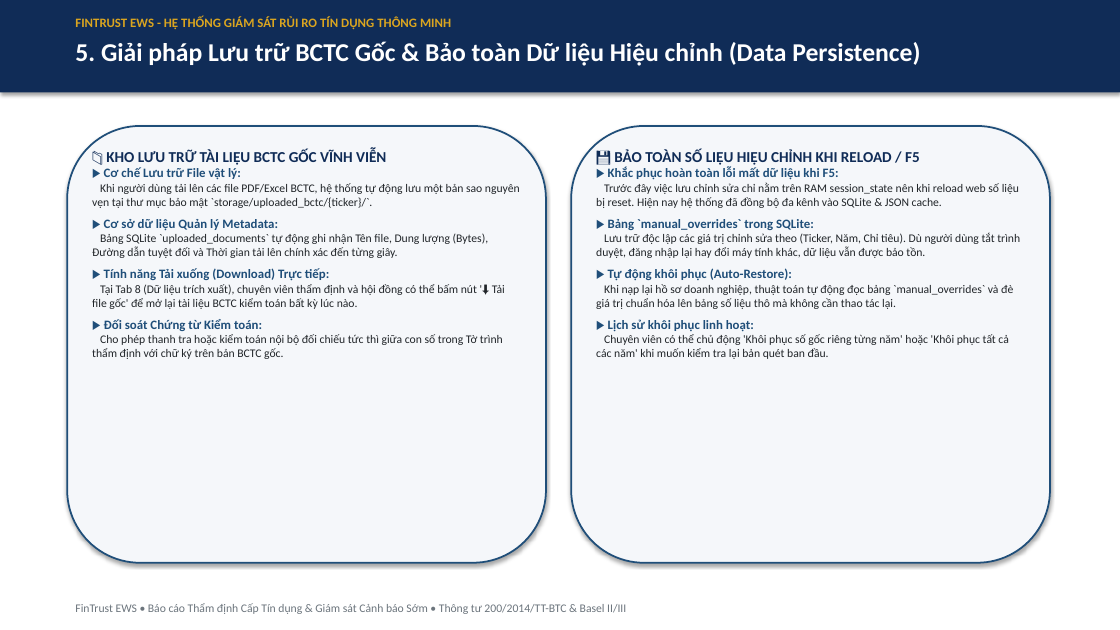
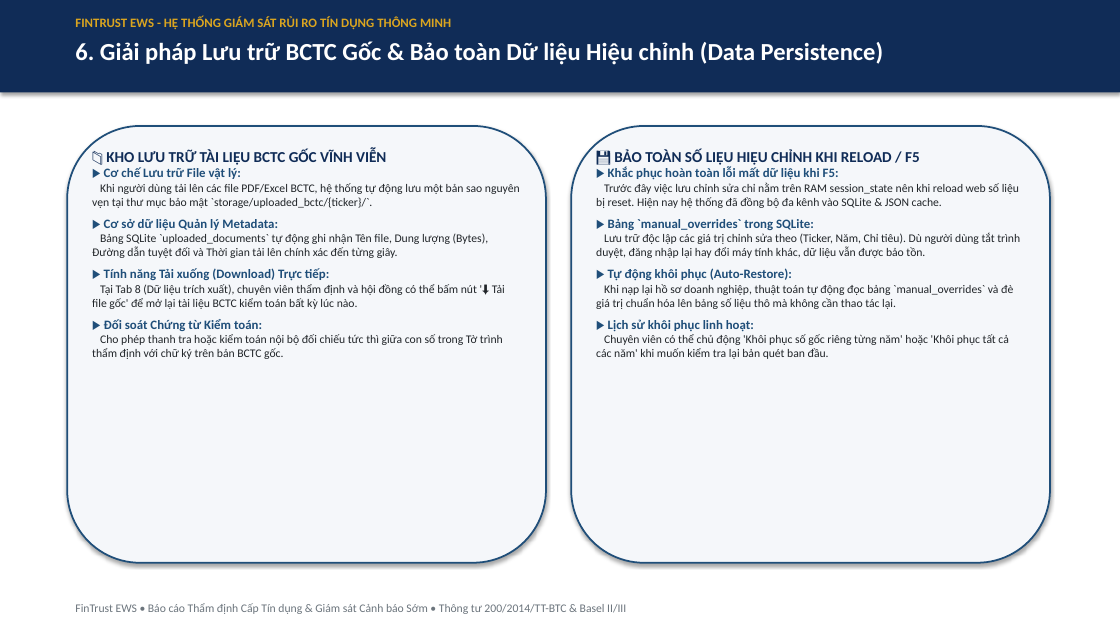
Before and after one commit to SelinaVu/Credit-Risk-Control, a slide deck: slide 7 of FinTrust_EWS_Bao_Cao_Hoi_Dong_Khoa_Hoc.pptx (slide 6 before the commit). Drawn at 1120x630 pixels with LibreOffice and Linux fonts; fonts in the diff are those of the drawing. Boxes give left, top, right and bottom in pixels: in the first picture for what was removed or moved away, otherwise in the second. Text is boxed around its words. In the diff, an @@ line names an element or a change of style, - is before the commit and + after.

```diff
--- a/FinTrust_EWS_Bao_Cao_Hoi_Dong_Khoa_Hoc.pptx
+++ b/FinTrust_EWS_Bao_Cao_Hoi_Dong_Khoa_Hoc.pptx
@@ text at bbox=[75, 41, 884, 65]: text changed; size 22 to 21 pt @@
-5. Giải pháp Lưu trữ BCTC Gốc & Bảo toàn Dữ liệu Hiệu chỉnh (Data Persistence)
+6. Giải pháp Lưu trữ BCTC Gốc & Bảo toàn Dữ liệu Hiệu chỉnh (Data Persistence)
```
Also in this commit, not shown: 9 other slides changed, 1 slide added, 1 other file.
